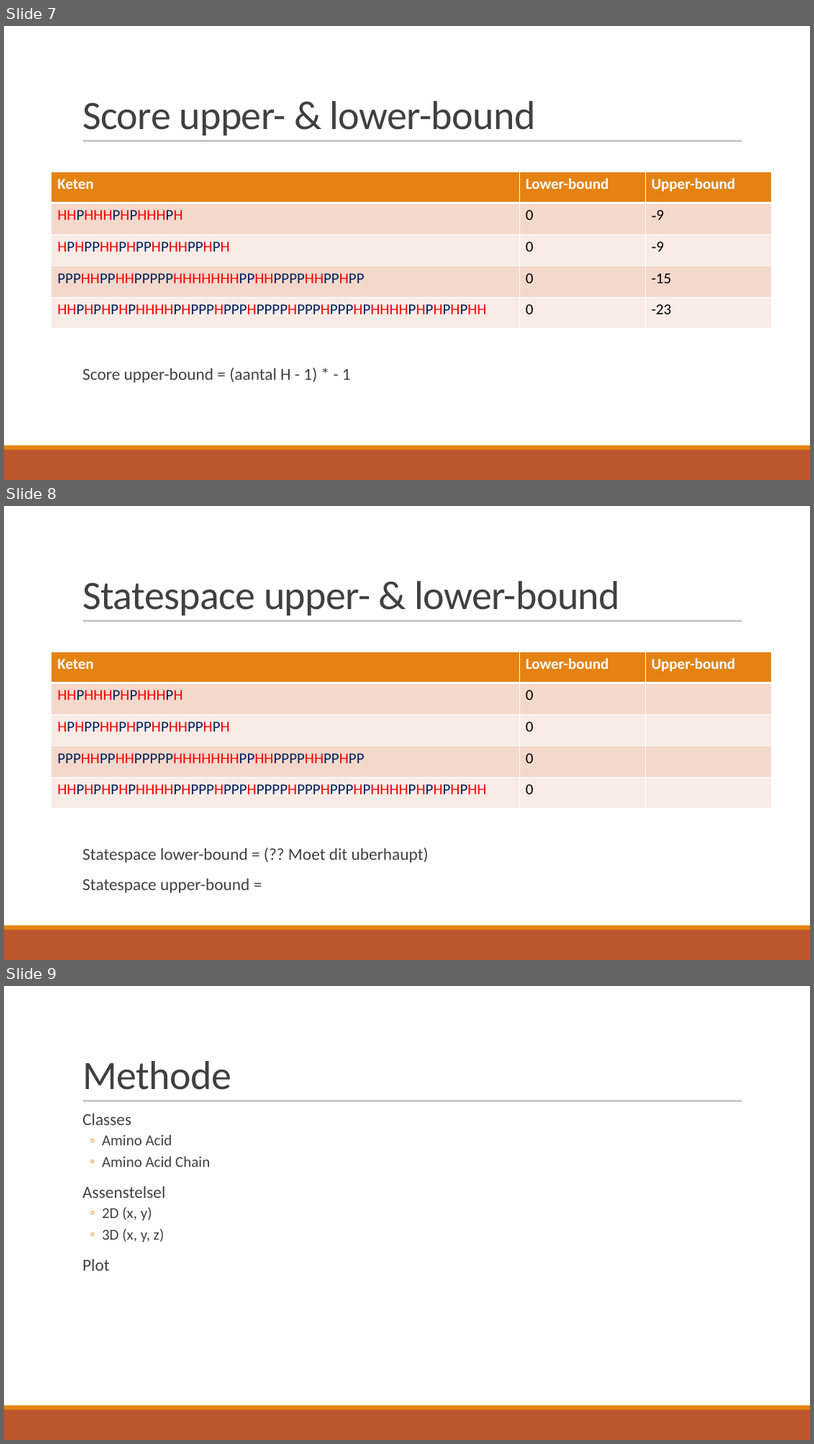
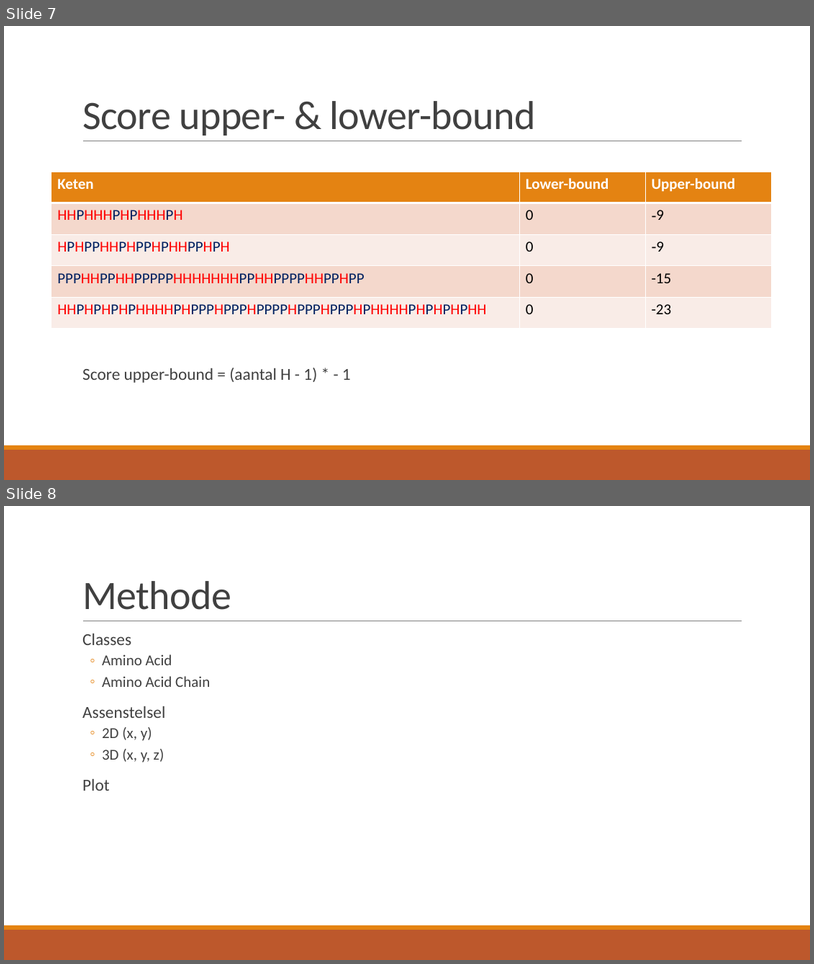
Before and after one commit to LunarLite/Proteasen, a slide deck: Presentations/Proteasen - week 1.pptx. Shown one above the other, each under a label of ours: slides 7, 8 and 9 before the commit, slides 7 and 8 after it. The pictures are 814x1444 and 814x964 pixels, drawn with LibreOffice and Linux fonts; fonts in the diff are those of the drawing. Boxes give left, top, right and bottom in pixels: in the first picture for what was removed or moved away, otherwise in the second. Text is boxed around its words. In the diff, an @@ line names an element or a change of style, - is before the commit and + after.

```diff
--- a/Presentations/Proteasen - week 1.pptx
+++ b/Presentations/Proteasen - week 1.pptx
@@ slide 8 removed at <box>4,506,810,960</box>, background #FFFFFF; not listed: 3 template elements that a slide beside it also shows @@
@@ title removed at <box>82,581,620,615</box> @@
-Statespace upper- & lower-bound
@@ table removed at <box>52,651,772,808</box>, 5 rows, 3 columns @@
-Keten | Lower-bound | Upper-bound
-HHPHHHPHPHHHPH | 0 | 
-HPHPPHHPHPPHPHHPPHPH | 0 | 
-PPPHHPPHHPPPPPHHHHHHHPPHHPPPPHHPPHPP | 0 | 
-HHPHPHPHPHHHHPHPPPHPPPHPPPPHPPPHPPPHPHHHHPHPHPHPHH | 0 | 
@@ text removed at <box>82,847,429,893</box> @@
-  Statespace lower-bound = (?? Moet dit uberhaupt)
-  Statespace upper-bound =
@@ what was slide 9 is now slide 8 @@
```
Also in this commit, not shown: 1 slide changed, 3 slides added, 2 other slides removed.
